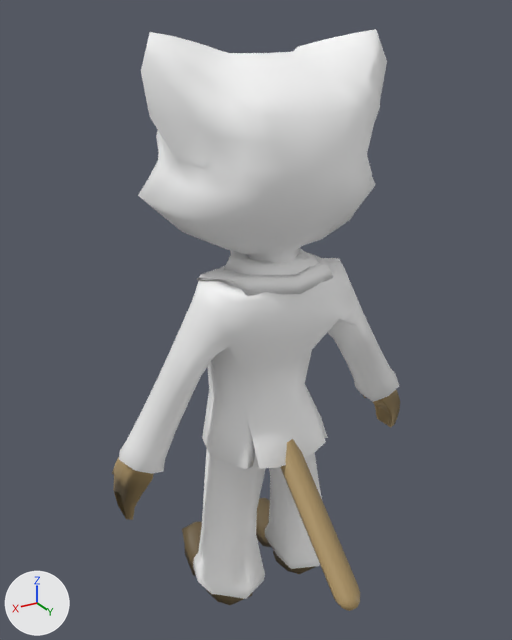
An edit to the FBX model sxsw/Assets/Models/Cat/cat@idleShort.fbx, drawn before and after from the same camera.
Both versions are drawn from a 50 mm lens placed at (0.0228, 0.0356, 0.0398), pointed at (0.0009, -0.0009, 0.0216). Lighting does not change. The marker at lower left points along +X, +Y and +Z. Where no turn or scale is listed for an object, it has been applied to the vertices.

In view in the first picture: 'cat:L_hand', 'cat:L_shoe', 'cat:R_shoe', 'cat:head', 'cat:pants', 'cat:suit', 'cat:tail1'.
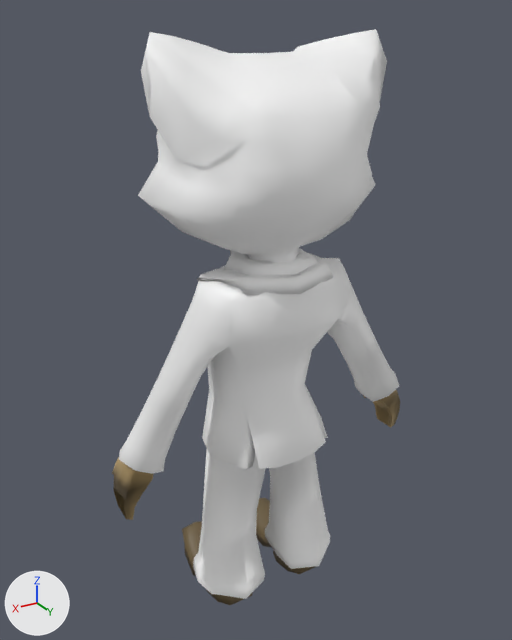
Changed parts and their boxes (x1, y1, x2, y2) in the pictures (512 x 640 px):
'cat:tail1', deleted (brown)
    before: (280, 439, 360, 611)

What the commit changed:
Object 'cat:tail1' (ob_cat_tail1) is deleted.
